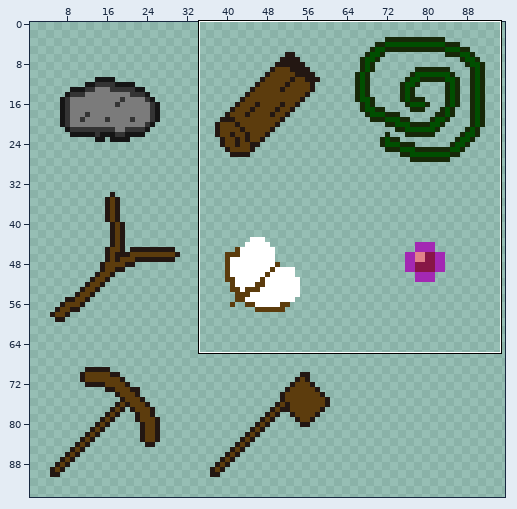
Pixel-art file: Assets/GFX/Tiles/items.aseprite. Above, an overview of the earlier version with the close-up marked.
Close-up. Before the commit:
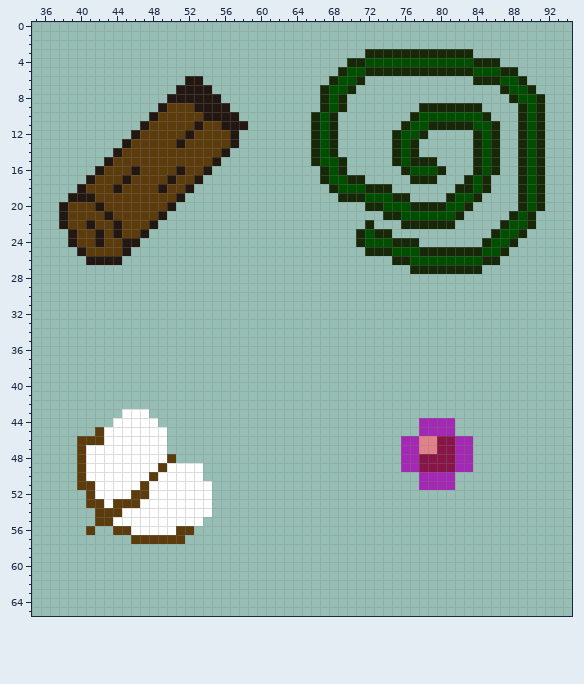
1024x1024 pixels, 1 frame. Shown: x 35..94, y 0..65. The wide view leaves out empty margins.
Once edited:
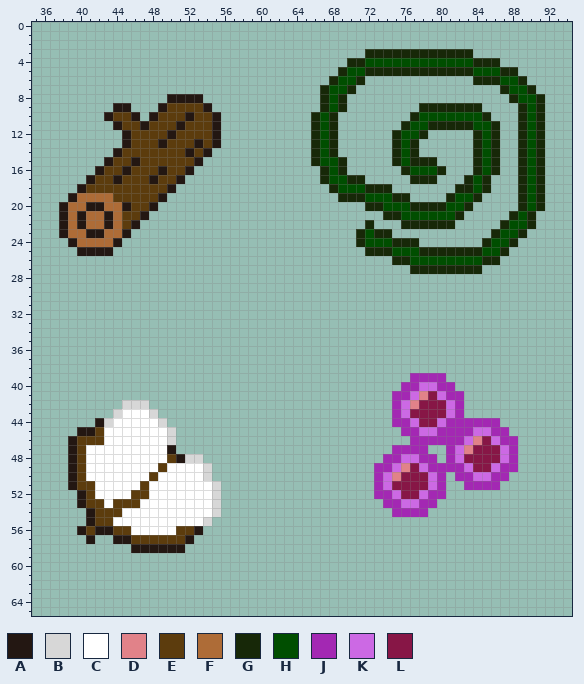
Palette (. is transparent): A #231712  B #d7d7d7  C #ffffff  D #e18289  E #5c3c0d  F #ae6c37  G #172808  H #004e00  J #a328b3  K #cc69e4  L #871646
Edits made:
Changed rows in their new state; - is an unchanged pixel.
first column x 38:
 6 --------------..-----
 7 -------------....----
 8 ----------------..---
 9 ------AA-------E-..--
10 -----AEEA-----A-E-..-
11 ------AEE----A-E-A...
12 -------AE---A-E--A..-
13 -----------A-E-A-A..-
14 --------------A-A..--
15 --------A------A..---
16 -------AE--A-EA..----
17 ------AE--A-EA..-----
18 ------E----EA..------
19 --FFFF-----A..-------
20 -FFA-FFA--A..--------
21 -FAFF-F--A..---------
22 -FAFFAF-A..----------
23 AFFA-FFA..-----------
24 --FFFFA..------------
25 ---AAA..-------------
26 ---....--------------
first column x 39:
39 --------------------------------------JJJJ--------
40 -------------------------------------JJKKJJ-------
41 ------------------------------------JJKDLKJJ------
42 ------BBB---------------------------JKDLLLKJ------
43 -----B---B--------------------------JKLLLLKJ------
44 ---AB-----B-------------------------JJKLLK-JJJJJ--
45 -AA--------B-------------------------JJKK--JJKKJJ-
46 A----------B-------------------------.-JJJJ-KDLKJJ
47 A----------A------------------------J--J..JKDLLLKJ
48 A-----------ABB--------------------JJKKJJ.JKLLLLKJ
49 A--------------B------------------JJKDLKJJJ-KLLKJJ
50 A--------------B------------------JKDLLLK-.JJKKJJ-
51 A---------------B-----------------JKLLLLK-.-JJJJ--
52 -A--------------B-----------------JJKLLKJJ--------
53 -A--------------B------------------JJKKJJ---------
54 --A-------------B-------------------JJJJ----------
55 --A------------B----------------------------------
56 -A-AA---------A-----------------------------------
57 --A--AA------A------------------------------------
58 -------AAAAAA-------------------------------------
